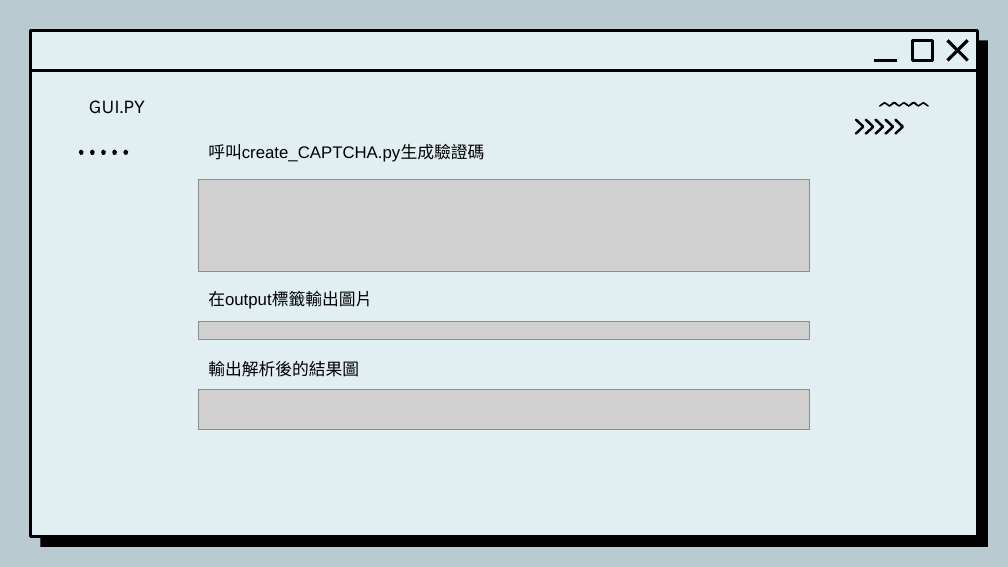
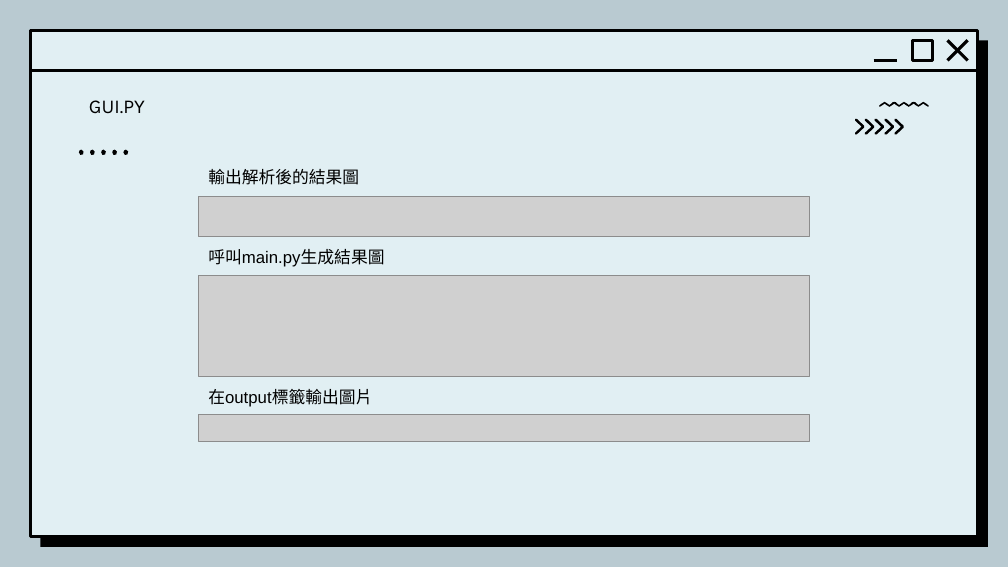
Before and after one commit to JFY1104/Multimedia_Project, a slide deck: slide 11 of 多媒體-驗證碼解析.pptx (slide 10 before the commit). Drawn at 1008x567 pixels with LibreOffice and Linux fonts; fonts in the diff are those of the drawing; grey boxes stand for pictures; background and template pictures are left out. Boxes give left, top, right and bottom in pixels: in the first picture for what was removed or moved away, otherwise in the second. Text is boxed around its words. In the diff, an @@ line names an element or a change of style, - is before the commit and + after.

```diff
--- a/多媒體-驗證碼解析.pptx
+++ b/多媒體-驗證碼解析.pptx
@@ text removed at (x1=208, y1=144, x2=484, y2=162) @@
-呼叫create_CAPTCHA.py生成驗證碼
@@ text "輸出解析後的結果圖" moved from (x1=208, y1=361, x2=359, y2=377) to (x1=208, y1=169, x2=359, y2=185) @@
@@ picture resized from (x1=199, y1=179, x2=810, y2=272) to (x1=199, y1=197, x2=810, y2=237) @@
@@ text added at (x1=208, y1=249, x2=384, y2=267), 12 pt, text #000000 @@
+呼叫main.py生成結果圖
@@ picture added at (x1=199, y1=275, x2=810, y2=376) @@
@@ picture removed at (x1=199, y1=322, x2=810, y2=340) @@
@@ text "在output標籤輸出圖片" moved from (x1=208, y1=291, x2=372, y2=309) to (x1=208, y1=389, x2=372, y2=407) @@
@@ picture removed at (x1=199, y1=389, x2=810, y2=429) @@
@@ picture added at (x1=199, y1=414, x2=810, y2=442) @@
```
Also in this commit, not shown: 4 other slides changed, 1 slide added, 1 slide removed.
